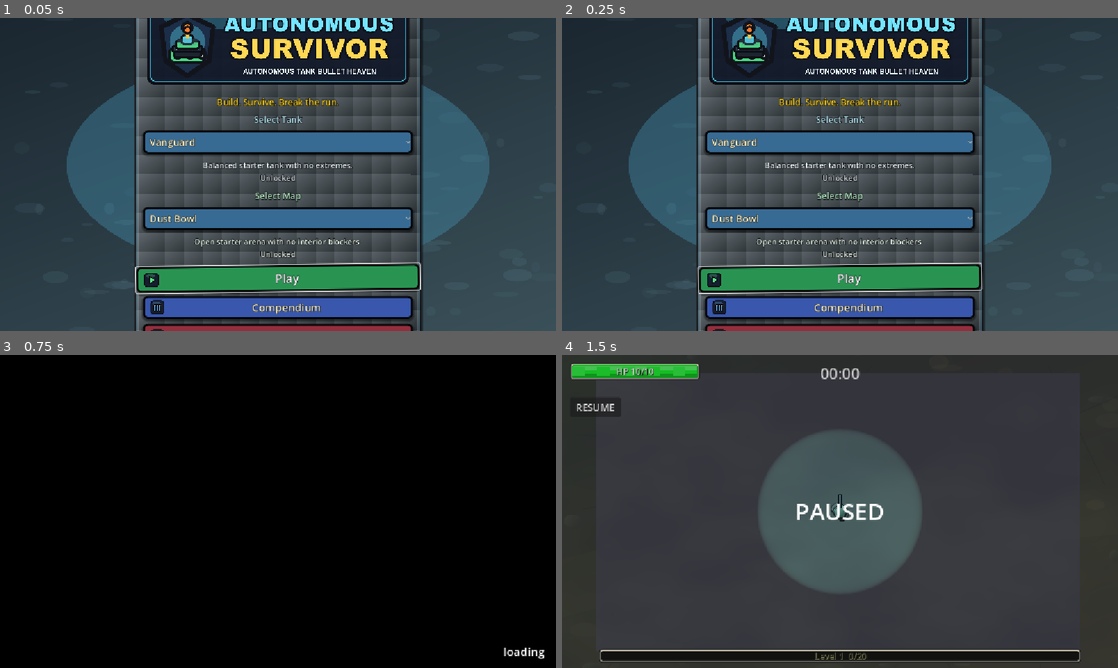
Above: before the commit, frames 1-4 (two rows, left to right).
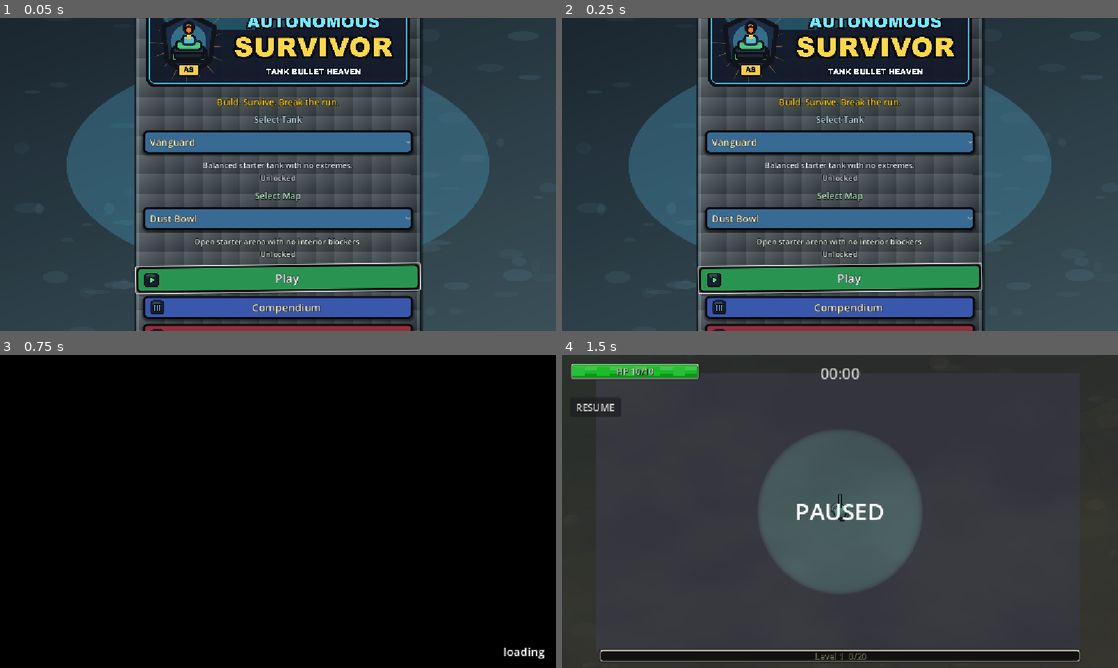
Above: after the commit, the same moments.

Repository: satoshimatos/autonomous-survivor
Game: Godot game, scene res://scenes/core/main_menu.tscn
The game is run twice, just before and just after one commit, with the same random seed, the same clock (stepped at 60 frames per second) and the same inputs.
Inputs (mouse positions are in pixels of both pictures, inside the frame that each line leads up to):
- Up to frame 1 (0.05 s): no input
- Up to frame 2 (0.25 s): no input
- Up to frame 3 (0.75 s): click "Play" at 0.5 s
- Up to frame 4 (1.5 s): tap Enter (ui_accept) at 1.25 s; move the mouse to (962, 495) at 1.27 s; hold D (move_right) from 1.28 s (still down); tap P at 1.35 s; click (962, 495) at 1.42 s

The runs differ from the first frame. In frame 1, 4.0% of the frame differs, in the area x 26-74%, y 0-22%; in frame 2, 4.0%; in frame 3, nothing differs; in frame 4, nothing differs.

Commit message:
Add Solar Bastion rewards and branding icons

Diff:
--- a/icon.svg
+++ /dev/null
@@ -1 +0,0 @@
-<svg xmlns="http://www.w3.org/2000/svg" width="128" height="128"><rect width="124" height="124" x="2" y="2" fill="#363d52" stroke="#212532" stroke-width="4" rx="14"/><g fill="#fff" transform="translate(12.322 12.322)scale(.101)"><path d="M105 673v33q407 354 814 0v-33z"/><path fill="#478cbf" d="m105 673 152 14q12 1 15 14l4 67 132 10 8-61q2-11 15-15h162q13 4 15 15l8 61 132-10 4-67q3-13 15-14l152-14V427q30-39 56-81-35-59-83-108-43 20-82 47-40-37-88-64 7-51 8-102-59-28-123-42-26 43-46 89-49-7-98 0-20-46-46-89-64 14-123 42 1 51 8 102-48 27-88 64-39-27-82-47-48 49-83 108 26 42 56 81zm0 33v39c0 276 813 276 814 0v-39l-134 12-5 69q-2 10-14 13l-162 11q-12 0-16-11l-10-65H446l-10 65q-4 11-16 11l-162-11q-12-3-14-13l-5-69z"/><path d="M483 600c0 34 58 34 58 0v-86c0-34-58-34-58 0z"/><circle cx="725" cy="526" r="90"/><circle cx="299" cy="526" r="90"/></g><g fill="#414042" transform="translate(12.322 12.322)scale(.101)"><circle cx="307" cy="532" r="60"/><circle cx="717" cy="532" r="60"/></g></svg>
--- a/scripts/_scene_check.gd
+++ b/scripts/_scene_check.gd
@@ -10,6 +10,8 @@
 
 
 func _init() -> void:
+	if not validate_branding_assets():
+		return
 	if not validate_progression_catalogs():
 		return
 	var scene_paths: Array[String] = [
@@ -122,7 +124,7 @@
 	var modifier_ids: Array[String] = []
 	for modifier in RunModifierCatalog.get_entries():
 		modifier_ids.append(String(modifier.id))
-	for required_modifier_id in ["singularity_seed", "clockwork_dividend", "quantum_current"]:
+	for required_modifier_id in ["singularity_seed", "clockwork_dividend", "quantum_current", "solar_furnace"]:
 		if modifier_ids.has(required_modifier_id):
 			continue
 		push_error("Run modifier catalog should include %s." % required_modifier_id)
@@ -194,7 +196,59 @@
 		push_error("Map 13 victory should unlock Reef Savant.")
 		quit(1)
 		return false
+	unlock_manager.record_completed_victory_map({"victory": true, "map_id": "map14"})
+	unlock_manager.add_unlocks_for_victory({"victory": true, "map_id": "map14"}, unlocked_messages)
+	if not unlock_manager.unlocked_modifiers.has("solar_furnace"):
+		unlock_manager.free()
+		push_error("Map 14 victory should unlock Solar Furnace.")
+		quit(1)
+		return false
+	if not unlock_manager.unlocked_tanks.has("helio_bastion"):
+		unlock_manager.free()
+		push_error("Map 14 victory should unlock Helio Bastion.")
+		quit(1)
+		return false
 	unlock_manager.free()
+	return true
+
+
+func validate_branding_assets() -> bool:
+	if String(ProjectSettings.get_setting("application/config/name", "")) != "Autonomous Survivor":
+		push_error("Project name should be Autonomous Survivor.")
+		quit(1)
+		return false
+	var required_branding_assets: Array[String] = [
+		"res://assets/ui/branding/app_icon_1024.png",
+		"res://assets/ui/branding/app_icon_512.png",
+		"res://assets/ui/branding/app_icon_256.png",
+		"res://assets/ui/branding/app_icon_128.png",
+		"res://assets/ui/branding/app_icon_64.png",
+		"res://assets/ui/branding/app_icon_32.png",
+		"res://assets/ui/branding/app_icon.ico",
+		"res://assets/ui/branding/brand_mark_autonomous_survivor.png",
+		"res://assets/ui/branding/logo_autonomous_survivor.png",
+		"res://assets/ui/branding/wordmark_autonomous_survivor.png",
+		"res://assets/ui/branding/icon_menu_play.png",
+		"res://assets/ui/branding/icon_menu_compendium.png",
+		"res://assets/ui/branding/icon_menu_quit.png",
+	]
+	for asset_path in required_branding_assets:
+		if not FileAccess.file_exists(asset_path):
+			push_error("Missing branding asset: %s" % asset_path)
+			quit(1)
+			return false
+	if String(ProjectSettings.get_setting("application/boot_splash/image", "")) != "res://assets/ui/branding/logo_autonomous_survivor.png":
+		push_error("Boot splash should use the Autonomous Survivor logo.")
+		quit(1)
+		return false
+	if String(ProjectSettings.get_setting("application/config/icon", "")) != "res://assets/ui/branding/app_icon_1024.png":
+		push_error("Project icon should use the Autonomous Survivor app icon.")
+		quit(1)
+		return false
+	if String(ProjectSettings.get_setting("application/config/windows_native_icon", "")) != "res://assets/ui/branding/app_icon.ico":
+		push_error("Windows native icon should use the generated Autonomous Survivor ico.")
+		quit(1)
+		return false
 	return true
 
 
@@ -292,7 +346,7 @@
 			push_error("Autonomous tank %s references unsupported passive power %s." % [tank_id, String(power_id)])
 			quit(1)
 			return false
-	for required_tank_id in ["neon_courier", "bloom_artillerist", "gear_oracle", "reef_savant"]:
+	for required_tank_id in ["neon_courier", "bloom_artillerist", "gear_oracle", "reef_savant", "helio_bastion"]:
 		if not seen_ids.has(required_tank_id):
 			push_error("Autonomous tank catalog should include %s." % required_tank_id)
 			quit(1)
--- a/scripts/core/autonomous_tank_catalog.gd
+++ b/scripts/core/autonomous_tank_catalog.gd
@@ -222,5 +222,22 @@
 			"extra_upgrades": {"crystal_lens": 1, "prism_rounds": 1, "salvage_magnet": 1},
 			"passive_powers": {"phase_magnet": 1, "critical_storm": 1, "supply_beacon": 1},
 			"color": Color(0.34, 0.94, 1.0, 1.0),
+		},
+		{
+			"id": "helio_bastion",
+			"name": "Helio Bastion",
+			"summary": "Solar Bastion reward tank with armored heat pressure, flare waves, missile support, and overdrive tempo.",
+			"speed_multiplier": 0.88,
+			"health_bonus": 6,
+			"damage_multiplier": 1.04,
+			"fire_interval_multiplier": 0.94,
+			"splash_level": 1,
+			"armor_level": 2,
+			"flame_wave_level": 1,
+			"missile_pod_level": 1,
+			"overdrive_core_level": 1,
+			"extra_upgrades": {"combustion_mix": 1, "flare_core": 1, "battle_vault": 1},
+			"passive_powers": {"meteor_shell": 1, "ember_turret": 1, "guardian_wall": 1},
+			"color": Color(1.0, 0.58, 0.14, 1.0),
 		}
 	]
--- a/scripts/core/run_modifier_catalog.gd
+++ b/scripts/core/run_modifier_catalog.gd
@@ -137,4 +137,19 @@
 			"enemy_health_growth_multiplier": 1.14,
 			"enemy_damage_growth_multiplier": 1.2,
 		},
+		{
+			"id": "solar_furnace",
+			"name": "Solar Furnace",
+			"summary": "A Solar Bastion reward with scorching tempo, rich boss payouts, scarce supplies, and punishing enemy growth.",
+			"spawn_interval_multiplier": 0.64,
+			"boss_spawn_interval_multiplier": 0.68,
+			"exp_value_multiplier": 1.18,
+			"boss_exp_multiplier": 1.6,
+			"player_fire_interval_multiplier": 0.88,
+			"dynamite_drop_multiplier": 1.45,
+			"supply_box_chance_multiplier": 0.52,
+			"enemy_speed_growth_multiplier": 1.2,
+			"enemy_health_growth_multiplier": 1.28,
+			"enemy_damage_growth_multiplier": 1.3,
+		},
 	]
--- a/scripts/core/unlock_manager.gd
+++ b/scripts/core/unlock_manager.gd
@@ -85,6 +85,8 @@
 		unlock_id(unlocked_modifiers, "clockwork_dividend")
 	if completed_victory_maps.has("map13"):
 		unlock_id(unlocked_modifiers, "quantum_current")
+	if completed_victory_maps.has("map14"):
+		unlock_id(unlocked_modifiers, "solar_furnace")
 
 
 func ensure_map_tank_unlocks() -> void:
@@ -100,6 +102,8 @@
 		unlock_id(unlocked_tanks, "gear_oracle")
 	if completed_victory_maps.has("map13"):
 		unlock_id(unlocked_tanks, "reef_savant")
+	if completed_victory_maps.has("map14"):
+		unlock_id(unlocked_tanks, "helio_bastion")
 
 
 func ensure_map_victory_unlocks() -> void:
@@ -183,6 +187,8 @@
 		try_unlock("tank", "gear_oracle", "Gear Oracle tank", unlocked_messages)
 	if completed_victory_maps.has("map13"):
 		try_unlock("tank", "reef_savant", "Reef Savant tank", unlocked_messages)
+	if completed_victory_maps.has("map14"):
+		try_unlock("tank", "helio_bastion", "Helio Bastion tank", unlocked_messages)
 	if best_level >= 10:
 		try_unlock("ability", "freeze_pulse", "Freeze Pulse ability", unlocked_messages)
 		try_unlock("ability", "ion_lance", "Ion Lance power", unlocked_messages)
@@ -272,6 +278,9 @@
 			try_unlock("map", "map14", "Solar Bastion map", unlocked_messages)
 			try_unlock("modifier", "quantum_current", "Quantum Current modifier", unlocked_messages)
 			try_unlock("tank", "reef_savant", "Reef Savant tank", unlocked_messages)
+		"map14":
+			try_unlock("modifier", "solar_furnace", "Solar Furnace modifier", unlocked_messages)
+			try_unlock("tank", "helio_bastion", "Helio Bastion tank", unlocked_messages)
 
 
 func add_challenge_rewards_for_result(result: Dictionary, unlocked_messages: Array[String]) -> void:
@@ -332,6 +341,8 @@
 			return "Clockwork Dividend"
 		"quantum_current":
 			return "Quantum Current"
+		"solar_furnace":
+			return "Solar Furnace"
 	return modifier_id.capitalize()
 
 
@@ -404,6 +415,8 @@
 			return "Win Clockwork Spiral at 30:00."
 		"reef_savant":
 			return "Win Quantum Reef at 30:00."
+		"helio_bastion":
+			return "Win Solar Bastion at 30:00."
 	return "Progress further to reveal this unlock."
 
 
@@ -458,7 +471,9 @@
 		lines.append("- Modifier: Win Clockwork Spiral at 30:00 to unlock Clockwork Dividend.")
 	elif not is_modifier_unlocked("quantum_current"):
 		lines.append("- Modifier: Win Quantum Reef at 30:00 to unlock Quantum Current.")
-	for tank_id in ["fortress", "collector", "twin_cannon", "engineer", "storm_chaser", "pyroclast", "medic", "singularity_rig", "glass_rail", "bulldozer", "swarm_broker", "sapper", "chrono_tank", "gold_engine", "rift_skimmer", "fortress_medic", "meteor_twins", "storm_foundry", "prism_sentinel", "void_anchor", "neon_courier", "bloom_artillerist", "gear_oracle", "reef_savant"]:
+	elif not is_modifier_unlocked("solar_furnace"):
+		lines.append("- Modifier: Win Solar Bastion at 30:00 to unlock Solar Furnace.")
+	for tank_id in ["fortress", "collector", "twin_cannon", "engineer", "storm_chaser", "pyroclast", "medic", "singularity_rig", "glass_rail", "bulldozer", "swarm_broker", "sapper", "chrono_tank", "gold_engine", "rift_skimmer", "fortress_medic", "meteor_twins", "storm_foundry", "prism_sentinel", "void_anchor", "neon_courier", "bloom_artillerist", "gear_oracle", "reef_savant", "helio_bastion"]:
 		if not is_tank_unlocked(tank_id):
 			lines.append("- Tank: %s" % get_tank_unlock_hint(tank_id))
 	for ability_goal in get_ability_goal_catalog():
Binary file changed: assets/ui/branding/app_icon.ico
Binary file changed: assets/ui/branding/app_icon_1024.png
Binary file added: assets/ui/branding/app_icon_128.png
Not shown, added: assets/ui/branding/app_icon_128.png.import
Binary file changed: assets/ui/branding/app_icon_256.png
Binary file added: assets/ui/branding/app_icon_32.png
Not shown, changed: assets/ui/branding/app_icon_32.png.import
Binary file added: assets/ui/branding/app_icon_512.png
Not shown, added: assets/ui/branding/app_icon_512.png.import
Binary file added: assets/ui/branding/app_icon_64.png
Not shown, added: assets/ui/branding/app_icon_64.png.import
Binary file changed: assets/ui/branding/brand_mark_autonomous_survivor.png
(and 6 more such lines)
